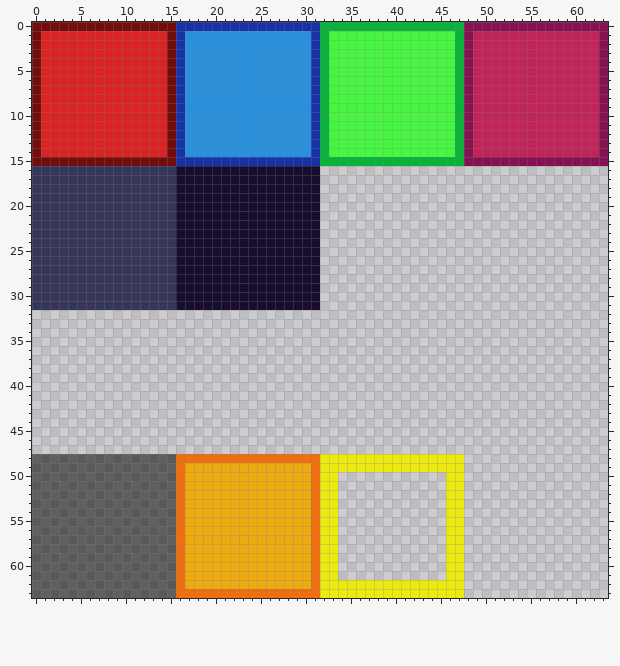
Pixel-art sprite: block.png. The picture above was drawn from the file before the commit.
The file is 64x64 pixels.
After the commit:
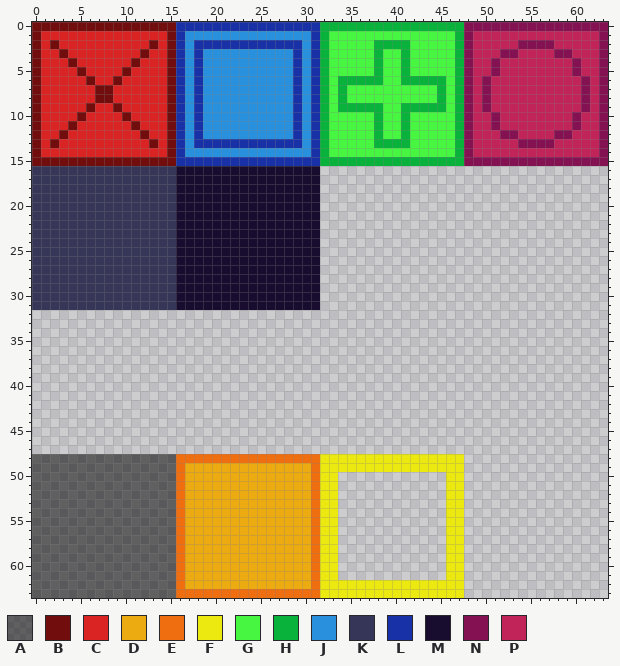
Palette (. is transparent): A #00000088  B #720d0d  C #da2424  D #ecab11  E #ef6e10  F #ece910  G #47f641  H #08b23b  J #2890dc  K #353658  L #1831a7  M #180d2f  N #841252  P #c12458
Difference:
@@ x 0..63 @@
  1 BCCCCCCCCCCCCCCBLJJJJJJJJJJJJJJLHGGGGGGGGGGGGGGHNPPPPPPPPPPPPPPN
- 2 BCCCCCCCCCCCCCCBLJJJJJJJJJJJJJJLHGGGGGGGGGGGGGGHNPPPPPPPPPPPPPPN
- 3 BCCCCCCCCCCCCCCBLJJJJJJJJJJJJJJLHGGGGGGGGGGGGGGHNPPPPPPPPPPPPPPN
- 4 BCCCCCCCCCCCCCCBLJJJJJJJJJJJJJJLHGGGGGGGGGGGGGGHNPPPPPPPPPPPPPPN
- 5 BCCCCCCCCCCCCCCBLJJJJJJJJJJJJJJLHGGGGGGGGGGGGGGHNPPPPPPPPPPPPPPN
- 6 BCCCCCCCCCCCCCCBLJJJJJJJJJJJJJJLHGGGGGGGGGGGGGGHNPPPPPPPPPPPPPPN
- 7 BCCCCCCCCCCCCCCBLJJJJJJJJJJJJJJLHGGGGGGGGGGGGGGHNPPPPPPPPPPPPPPN
- 8 BCCCCCCCCCCCCCCBLJJJJJJJJJJJJJJLHGGGGGGGGGGGGGGHNPPPPPPPPPPPPPPN
- 9 BCCCCCCCCCCCCCCBLJJJJJJJJJJJJJJLHGGGGGGGGGGGGGGHNPPPPPPPPPPPPPPN
-10 BCCCCCCCCCCCCCCBLJJJJJJJJJJJJJJLHGGGGGGGGGGGGGGHNPPPPPPPPPPPPPPN
-11 BCCCCCCCCCCCCCCBLJJJJJJJJJJJJJJLHGGGGGGGGGGGGGGHNPPPPPPPPPPPPPPN
-12 BCCCCCCCCCCCCCCBLJJJJJJJJJJJJJJLHGGGGGGGGGGGGGGHNPPPPPPPPPPPPPPN
-13 BCCCCCCCCCCCCCCBLJJJJJJJJJJJJJJLHGGGGGGGGGGGGGGHNPPPPPPPPPPPPPPN
+ 2 BCBCCCCCCCCCCBCBLJLLLLLLLLLLLLJLHGGGGGHHHHGGGGGHNPPPPPNNNNPPPPPN
+ 3 BCCBCCCCCCCCBCCBLJLJJJJJJJJJJLJLHGGGGGHGGHGGGGGHNPPPNNPPPPNNPPPN
+ 4 BCCCBCCCCCCBCCCBLJLJJJJJJJJJJLJLHGGGGGHGGHGGGGGHNPPNPPPPPPPPNPPN
+ 5 BCCCCBCCCCBCCCCBLJLJJJJJJJJJJLJLHGGGGGHGGHGGGGGHNPPNPPPPPPPPNPPN
+ 6 BCCCCCBCCBCCCCCBLJLJJJJJJJJJJLJLHGHHHHHGGHHHHHGHNPNPPPPPPPPPPNPN
+ 7 BCCCCCCBBCCCCCCBLJLJJJJJJJJJJLJLHGHGGGGGGGGGGHGHNPNPPPPPPPPPPNPN
+ 8 BCCCCCCBBCCCCCCBLJLJJJJJJJJJJLJLHGHGGGGGGGGGGHGHNPNPPPPPPPPPPNPN
+ 9 BCCCCCBCCBCCCCCBLJLJJJJJJJJJJLJLHGHHHHHGGHHHHHGHNPNPPPPPPPPPPNPN
+10 BCCCCBCCCCBCCCCBLJLJJJJJJJJJJLJLHGGGGGHGGHGGGGGHNPPNPPPPPPPPNPPN
+11 BCCCBCCCCCCBCCCBLJLJJJJJJJJJJLJLHGGGGGHGGHGGGGGHNPPNPPPPPPPPNPPN
+12 BCCBCCCCCCCCBCCBLJLJJJJJJJJJJLJLHGGGGGHGGHGGGGGHNPPPNNPPPPNNPPPN
+13 BCBCCCCCCCCCCBCBLJLLLLLLLLLLLLJLHGGGGGHHHHGGGGGHNPPPPPNNNNPPPPPN
 14 BCCCCCCCCCCCCCCBLJJJJJJJJJJJJJJLHGGGGGGGGGGGGGGHNPPPPPPPPPPPPPPN
Boxes around the changes in both pictures, in picture pixels (x1, y1, x2, y2):
changed: (50, 40, 158, 148)
changed: (194, 40, 302, 148)
changed: (338, 40, 590, 148)
